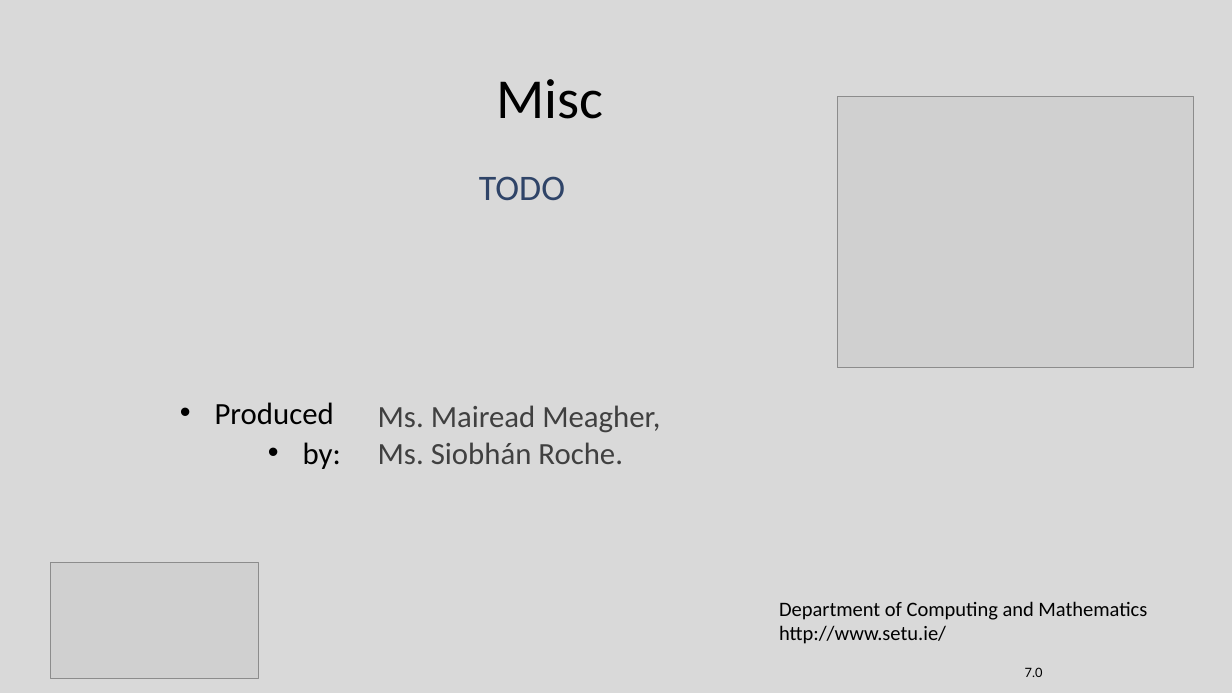
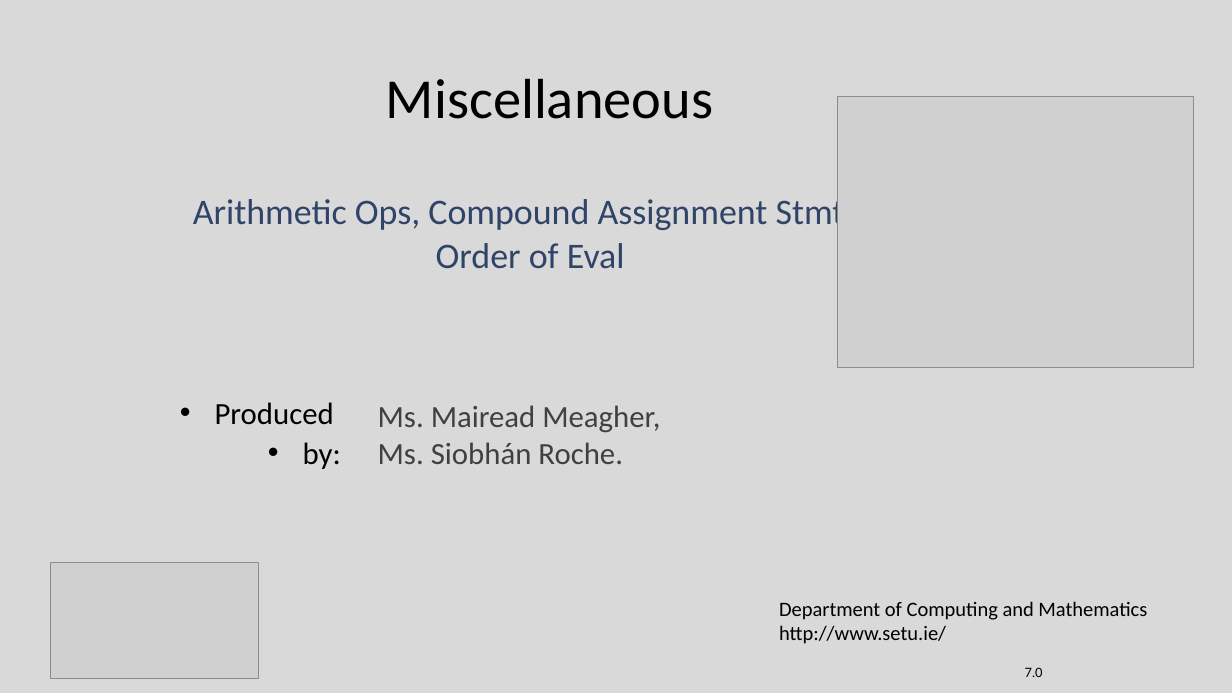
Before and after one commit to Programming-Fundamentals-SETU/prog-fund-1-sept-25, a slide deck: slide 1 of topic04-selection/unit-1/talk-1/a-misc.pptx. Drawn at 1232x693 pixels with LibreOffice and Linux fonts; fonts in the diff are those of the drawing; grey boxes stand for pictures. Boxes give left, top, right and bottom in pixels: in the first picture for what was removed or moved away, otherwise in the second. Text is boxed around its words. In the diff, an @@ line names an element or a change of style, - is before the commit and + after.

Commit message:
update a-misc

```diff
--- a/topic04-selection/unit-1/talk-1/a-misc.pptx
+++ b/topic04-selection/unit-1/talk-1/a-misc.pptx
@@ title at <box>386,78,713,119</box>: text changed @@
-Misc
+Miscellaneous
@@ text at <box>193,195,868,269</box>: text changed @@
-TODO
+Arithmetic Ops, Compound Assignment Stmts, Order of Eval
```
Also in this commit, not shown: 2 other files.
